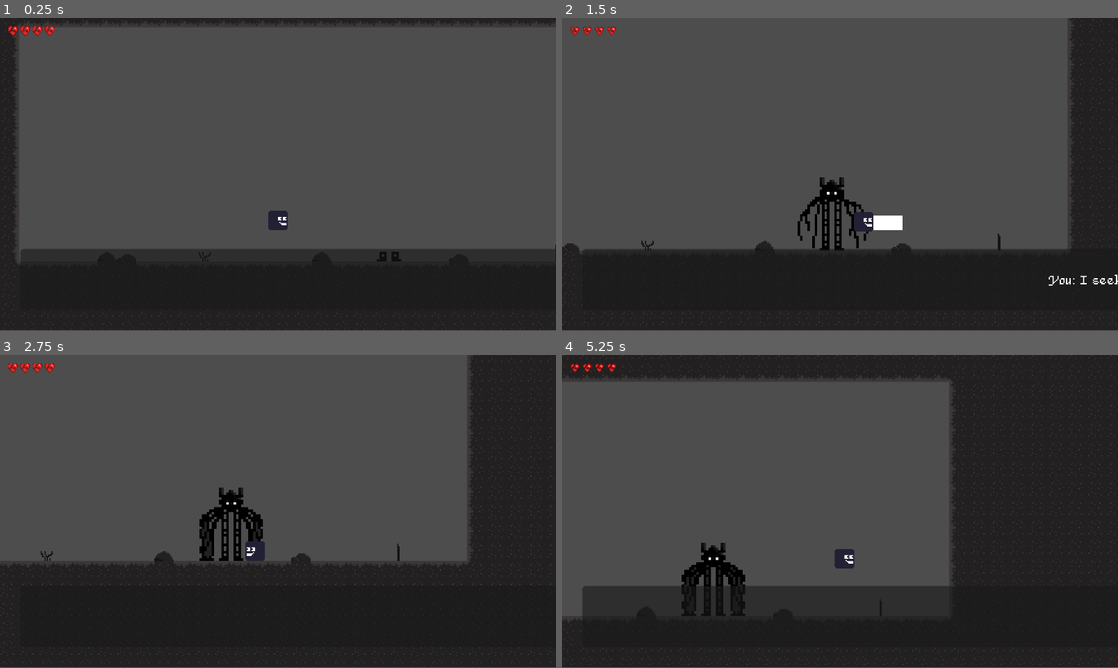
Above: before the commit, frames 1-4 (two rows, left to right).
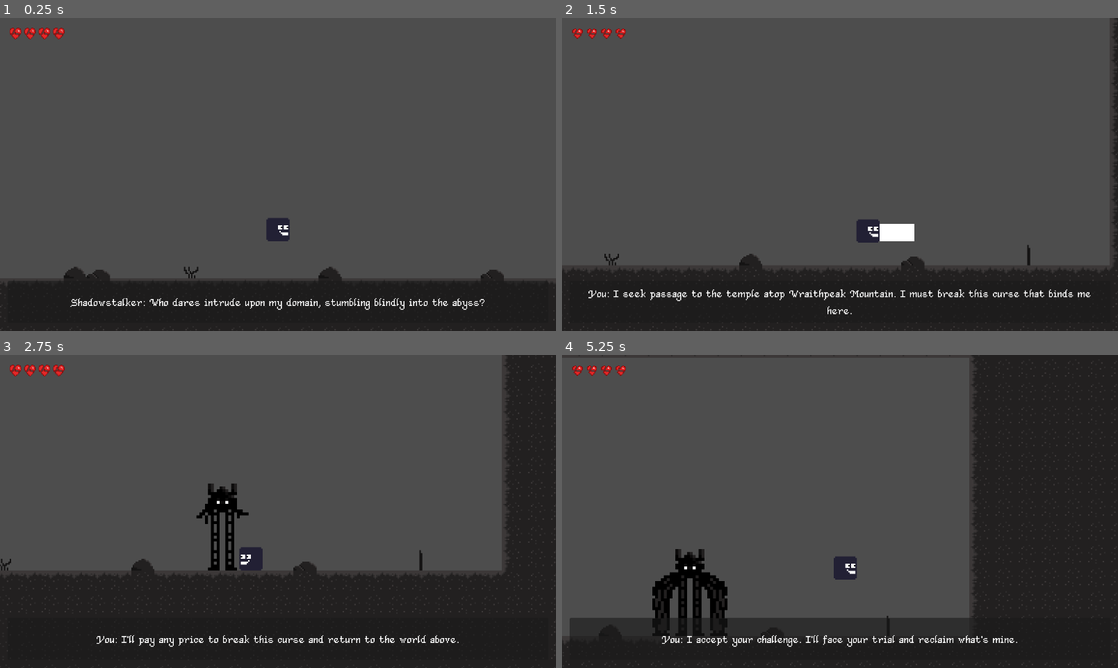
Above: after the commit, the same moments.

Repository: CSC-Reda-Slaoui/boss-rush-jam-2024
Game: Godot game, scene res://shadowstalker_fight.tscn
The game is run twice, just before and just after one commit, with the same random seed, the same clock (stepped at 60 frames per second) and the same inputs. This scene is started directly instead of the project's main scene.
Inputs:
- Up to frame 1 (0.25 s): no input
- Up to frame 2 (1.5 s): hold Right (right) from 0.53 s (still down); tap Space (dialogue) at 0.6 s; tap Z (jump) at 0.77 s; tap X (attack) at 1.35 s
- Up to frame 3 (2.75 s): tap Z (jump) at 1.52 s; tap Space (dialogue) at 1.55, 2.3 s; release Right (right) at 2.03 s; hold Left (left) from 2.03 s (still down); tap C (dash) at 2.1 s
- Up to frame 4 (5.25 s): release Left (left) at 2.78 s; hold Right (right) 2.78-4.28 s; tap Space (dialogue) at 2.85, 3.6, 4.55 s; tap Z (jump) at 3.02, 3.77, 4.52 s; hold Left (left) 4.28-5.03 s; tap X (attack) at 4.35 s; hold Right (right) from 5.03 s (still down); tap C (dash) at 5.1 s
In our replay, the window is 800x449 before the commit and 800x450 after it. These sizes can differ from the game's own. Grey fills any space a smaller window leaves; there, only what the larger window draws over its background counts as a difference.

The runs differ from the first frame. In frame 1, 15% of the frame differs, in the area x 0-100%, y 0-100%; in frame 2, 15%; in frame 3, 9.9%; in frame 4, 17%.

Commit message:
responsive dialogue, hopefully

Diff:
--- a/project.godot
+++ b/project.godot
@@ -21,9 +21,8 @@
 
 [display]
 
-window/size/viewport_width=1366
-window/size/viewport_height=768
 window/size/mode=3
+window/stretch/mode="viewport"
 
 [input]
 
--- a/shadowstalker.gd
+++ b/shadowstalker.gd
@@ -1,4 +1,6 @@
 extends CharacterBody2D
+
+@onready var state_machine = get_node("AnimationTree")["parameters/playback"]
 
 var dialogue = [
 	"Who dares intrude upon my domain, stumbling blindly into the abyss?",
@@ -12,19 +14,7 @@
 
 var finished_dialogue = false
 var current_dialogue = 0
-
-func _ready():
-	get_node("CanvasLayer/Panel").position.x = 50
-	get_node("CanvasLayer/Panel").size.x = get_viewport_rect().size.x - 50
-
-	get_node("CanvasLayer/Label").position.x = 50
-	get_node("CanvasLayer/Label").size.x = get_viewport_rect().size.x - 50
-
-	get_node("CanvasLayer/Panel").position.y = get_viewport_rect().size.y - 200
-	get_node("CanvasLayer/Panel").size.y = 50
-
-	get_node("CanvasLayer/Label").position.y = get_viewport_rect().size.y - 200
-	get_node("CanvasLayer/Label").size.y = 50
+var entered = false
 
 func _physics_process(delta):
 	if not finished_dialogue:
@@ -35,6 +25,8 @@
 			get_node("CanvasLayer/Label").text = "You: " + dialogue[current_dialogue]
 		if Input.is_action_just_pressed("dialogue"):
 			current_dialogue += 1
-
+		if current_dialogue == 2 and not entered:
+			state_machine.travel("enter")
+			entered = true
 		if current_dialogue == len(dialogue) - 1:
 			finished_dialogue = true
--- a/shadowstalker.tscn
+++ b/shadowstalker.tscn
@@ -90,9 +90,6 @@
 [sub_resource type="AnimationNodeAnimation" id="AnimationNodeAnimation_rj20b"]
 animation = &"idle"
 
-[sub_resource type="AnimationNodeStateMachineTransition" id="AnimationNodeStateMachineTransition_vavbv"]
-advance_mode = 2
-
 [sub_resource type="AnimationNodeStateMachineTransition" id="AnimationNodeStateMachineTransition_3xc6b"]
 switch_mode = 2
 advance_mode = 2
@@ -103,7 +100,7 @@
 states/enter/position = Vector2(341, 100)
 states/idle/node = SubResource("AnimationNodeAnimation_rj20b")
 states/idle/position = Vector2(474, 100)
-transitions = ["Start", "enter", SubResource("AnimationNodeStateMachineTransition_vavbv"), "enter", "idle", SubResource("AnimationNodeStateMachineTransition_3xc6b")]
+transitions = ["enter", "idle", SubResource("AnimationNodeStateMachineTransition_3xc6b")]
 
 [node name="Shadowstalker" type="CharacterBody2D"]
 script = ExtResource("1_yid1n")
@@ -131,25 +128,23 @@
 anchors_preset = 2
 anchor_top = 1.0
 anchor_bottom = 1.0
-offset_left = 20.0
-offset_top = -161.0
-offset_right = 473.0
-offset_bottom = -101.0
+offset_left = 16.0
+offset_top = -104.0
+offset_right = 1136.0
+offset_bottom = -17.0
 grow_vertical = 0
-scale = Vector2(3, 3)
 
 [node name="Label" type="Label" parent="CanvasLayer"]
 anchors_preset = 2
 anchor_top = 1.0
 anchor_bottom = 1.0
-offset_left = 20.0
-offset_top = -128.0
-offset_right = 470.0
-offset_bottom = -93.0
+offset_left = 32.0
+offset_top = -96.0
+offset_right = 1120.0
+offset_bottom = -24.0
 grow_vertical = 0
-scale = Vector2(3, 3)
 theme_override_fonts/font = ExtResource("25_slfys")
-theme_override_font_sizes/font_size = 16
+theme_override_font_sizes/font_size = 32
 horizontal_alignment = 1
 vertical_alignment = 1
 autowrap_mode = 2
Not shown: 1 places in shadowstalker.tscn that only renumber resources
